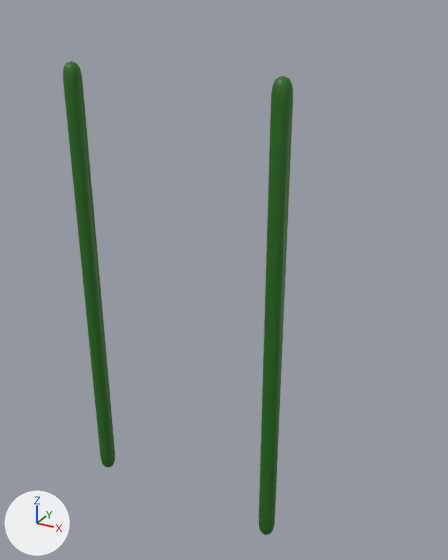
One commit to the Blender file Anthony2022/CharacterModels/PiranhaVine_01.blend: the scene before it, then after it.
The view is the same before and after, from a 50 mm lens placed at (12.6, -28.7, 31.3), pointed at (-8.6, 9.7, 12.0). Arrows for +X, +Y and +Z are at lower left; the lights stay in place.

The first picture shows 'PiranhaVine.001', 'PiranhaVine.002'.
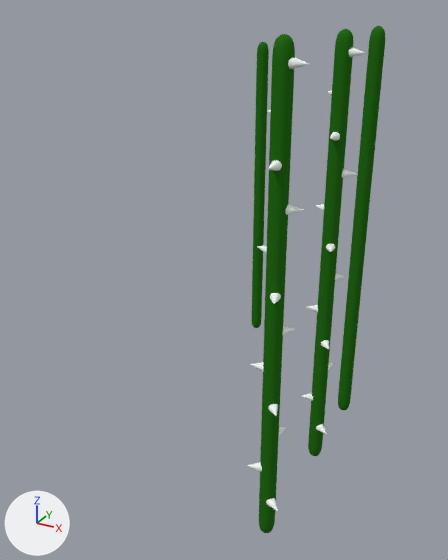
What differs and where, as boxes (x1, y1, x2, y2) in the pictures (448 x 560 px):
'PiranhaVine.002', surface changed, reshaped, moved (80% wider, 9% taller)
    before: (259, 76, 293, 535)
    after: (247, 34, 309, 533)
'PiranhaVine.001', surface changed, moved
    before: (63, 61, 115, 467)
    after: (252, 42, 269, 328)
'PiranhaVine.004', added (green)
    after: (308, 29, 353, 456)
'PiranhaVine.003', added (green)
    after: (338, 26, 385, 410)
'Cube.001', added
    after: (301, 47, 365, 434)

Edits to the bpy script that builds the scene:
```text
Change mat_piranhagreen:
    add mat_piranhagreen.specular_ior_level = 0.0
Add mat_piranhawhite:
    mat_piranhawhite = principled_material('PiranhaWhite')
    mat_piranhawhite.base_color = (0.931, 1.0, 0.964)  # white #f7fffb
    mat_piranhawhite.roughness = 0.4
    mat_piranhawhite.specular_ior_level = 0.0
Change me_cube_002:
    used by ob_piranhavine_002; location = (0.0, 0.0, 14.46)
    remove me_cube_002.from_pydata(...)  # 84 vertices, 82 faces; spans x -0.6..0.6, y -0.6..0.6, z -15.4..13.9
    add me_cube_002.from_pydata(...)  # 292 vertices, 264 faces; spans x -1.4..1.3, y -1.3..1.3, z -0.8..30.3
    me_cube_002 part 1: 80 vertices removed from x -0.6..0.6, y -0.6..0.6, z -15.4..13.9; 288 vertices added at x -1.4..1.3, y -1.3..1.3, z -0.8..30.3
    add me_cube_002.materials.append(mat_piranhawhite)  # white #f7fffb
Add me_cube_007:
    me_cube_007.from_pydata(...)  # 208 vertices, 182 faces; spans x -1.4..1.3, y -1.0..1.7, z -0.4..29.3
    me_cube_007.polygons.foreach_set('use_smooth', [True] * 182)
    me_cube_007.materials.append(mat_piranhawhite)  # white #f7fffb
Add me_cube_006:
    me_cube_006.from_pydata(...)  # 84 vertices, 82 faces; spans x -0.6..0.6, y -0.6..0.6, z -0.8..30.3
    me_cube_006.polygons.foreach_set('use_smooth', [True] * 82)
    me_cube_006.materials.append(mat_piranhagreen)  # dark green #256d18
Add me_cube_004:
    me_cube_004.from_pydata(...)  # 84 vertices, 82 faces; spans x -0.6..0.6, y -0.6..0.6, z -15.4..13.9
    me_cube_004.polygons.foreach_set('use_smooth', [True] * 82)
    me_cube_004.materials.append(mat_piranhagreen)  # dark green #256d18
Change ob_piranhavine_001:
    ob_piranhavine_001.location: (-13.2, 0.0, 14.65) -> (-13.2, 25.43, 14.65)
Change ob_piranhavine_002:
    ob_piranhavine_002.location: (0.0, 0.0, 14.46) -> (0.0, 0.0, 0.0)
Add ob_cube_001:
    ob_cube_001 = bpy.data.objects.new('Cube.001', me_cube_007)
    ob_cube_001.location = (0.0, 8.45, -0.11)
    _m = ob_cube_001.modifiers.new('Subdivision', 'SUBSURF')
Add ob_piranhavine_004:
    ob_piranhavine_004 = bpy.data.objects.new('PiranhaVine.004', me_cube_006)
    ob_piranhavine_004.location = (0.0, 8.78, 0.0)
    _m = ob_piranhavine_004.modifiers.new('Subdivision', 'SUBSURF')
    _m.levels = 2
Add ob_piranhavine_003:
    ob_piranhavine_003 = bpy.data.objects.new('PiranhaVine.003', me_cube_004)
    ob_piranhavine_003.location = (0.0, 15.6, 15.51)
    ob_piranhavine_003.scale = (1.0, 1.0, 1.06)
    _m = ob_piranhavine_003.modifiers.new('Subdivision', 'SUBSURF')
    _m.levels = 2
```
